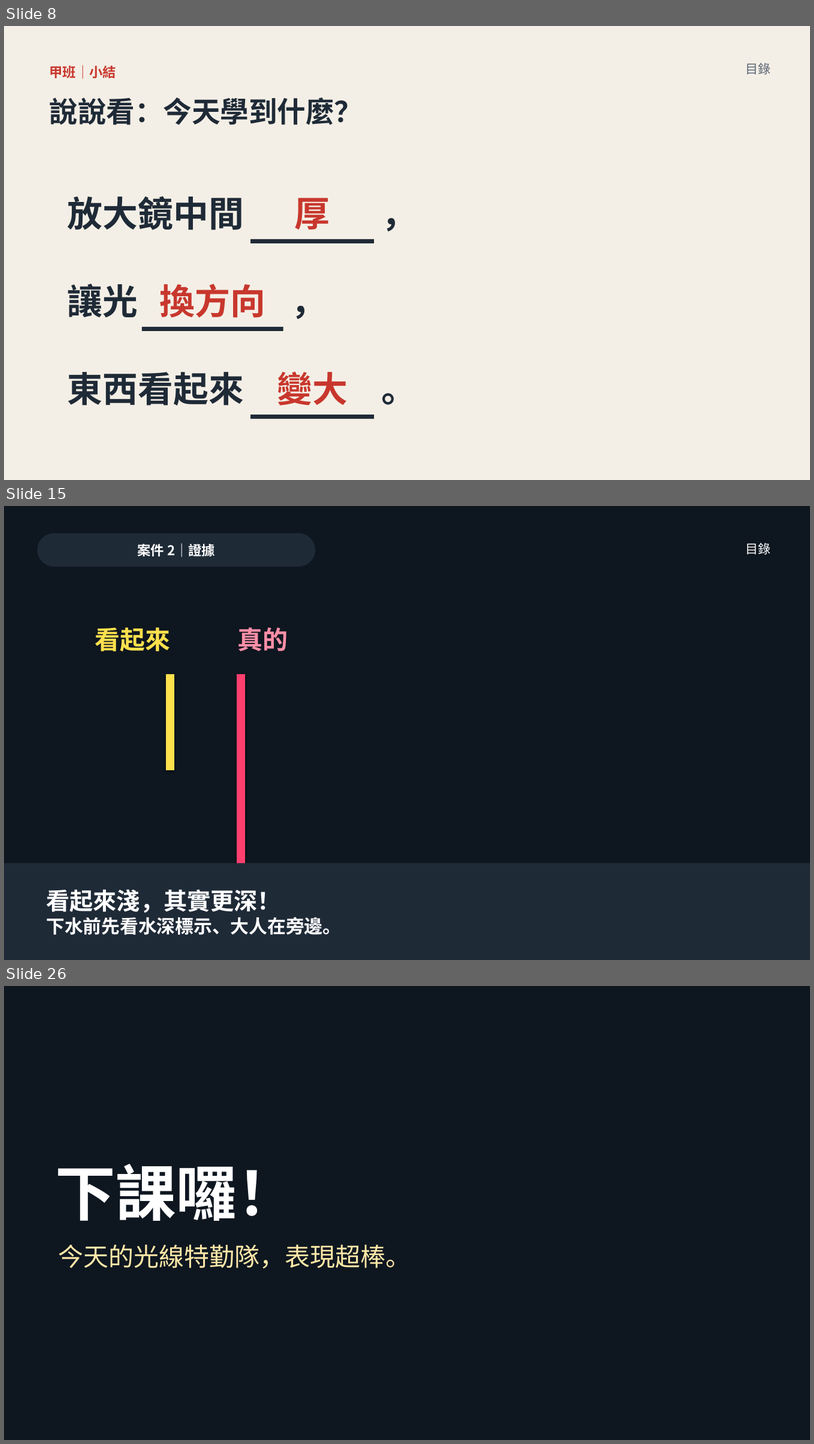
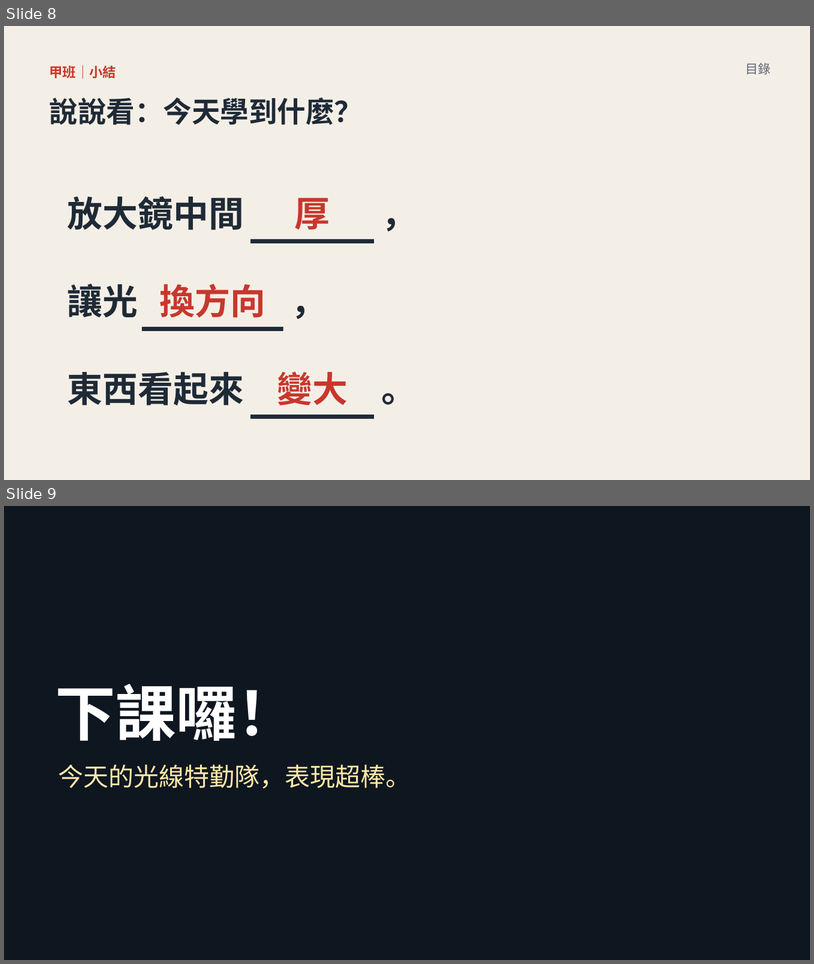
Before and after one commit to classtools1020/classtools1020.github.io, a slide deck: light-refract/1016/slides.pptx. Shown one above the other, each under a label of ours: slides 8, 15 and 26 before the commit, slides 8 and 9 after it; the slides between them are not shown. The pictures are 814x1444 and 814x964 pixels, drawn with LibreOffice and Linux fonts; fonts in the diff are those of the drawing; background and template pictures are left out; a plain dark background stands for a picture behind light text. Boxes give left, top, right and bottom in pixels: in the first picture for what was removed or moved away, otherwise in the second. Text is boxed around its words. In the diff, an @@ line names an element or a change of style, - is before the commit and + after.

```diff
--- a/light-refract/1016/slides.pptx
+++ b/light-refract/1016/slides.pptx
@@ slide 15 removed at bbox=[4, 506, 810, 960], background picture (left out) @@
@@ rectangle removed at bbox=[4, 506, 810, 960] @@
@@ rounded rectangle removed at bbox=[37, 533, 315, 567] @@
-案件 2｜證據
@@ text removed at bbox=[746, 543, 771, 555] @@
-目錄
@@ text removed at bbox=[95, 627, 170, 651] @@
-看起來
@@ text removed at bbox=[238, 627, 288, 651] @@
-真的
@@ line removed from (170, 674) to (170, 770) @@
@@ line removed from (241, 674) to (241, 891) @@
@@ rectangle removed at bbox=[4, 863, 810, 960] @@
-看起來淺，其實更深！
-下水前先看水深標示、大人在旁邊。
@@ what was slide 26 is now slide 9 @@
```
Also in this commit, not shown: 4 slides changed, 16 other slides removed, 8 other files.
